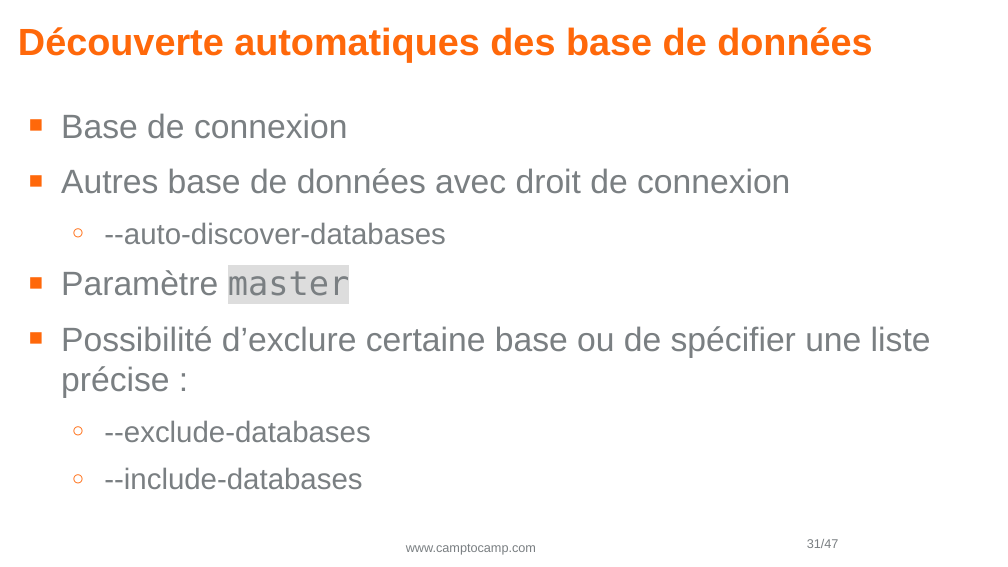
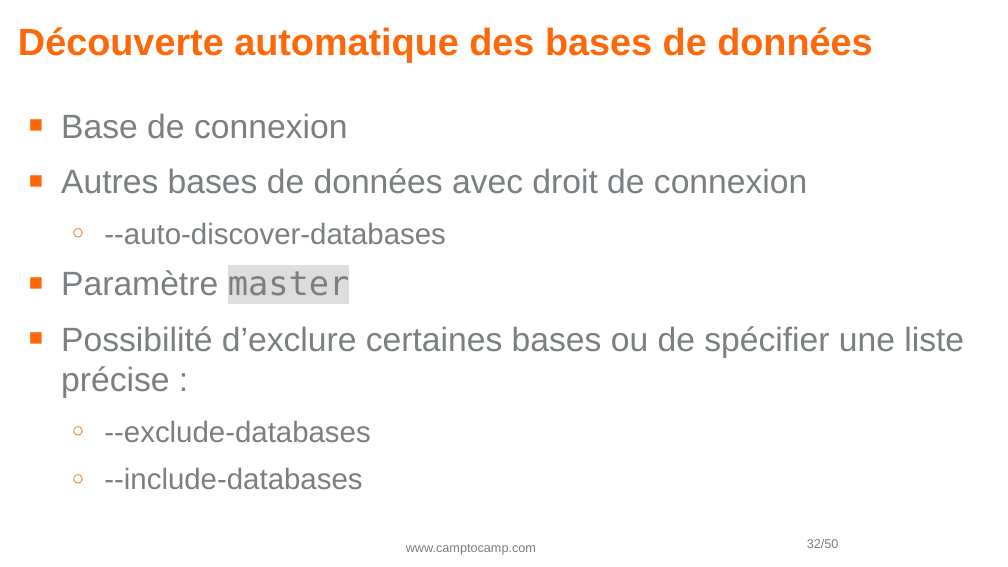
Before and after one commit to Vampouille/demo-prometheus-postgres, a slide deck: slide 32 of pgday2.odp (slide 31 before the commit). Drawn at 1008x567 pixels with LibreOffice and Linux fonts; fonts in the diff are those of the drawing; background and template pictures are left out. Boxes give left, top, right and bottom in pixels: in the first picture for what was removed or moved away, otherwise in the second. Text is boxed around its words. In the diff, an @@ line names an element or a change of style, - is before the commit and + after.

```diff
--- a/pgday2.odp
+++ b/pgday2.odp
@@ title at box(18, 27, 872, 63): text changed @@
-Découverte automatiques des base de données
+Découverte automatique des bases de données
@@ text at box(61, 168, 807, 194): text changed @@
-■ Autres base de données avec droit de connexion
+■ Autres bases de données avec droit de connexion
@@ text at box(61, 326, 964, 398): text changed @@
-■ Possibilité d’exclure certaine base ou de spécifier une liste précise :
+■ Possibilité d’exclure certaines bases ou de spécifier une liste précise :
@@ page number at box(807, 539, 839, 548): text changed @@
-31/47
+32/50
```
Also in this commit, not shown: 16 other slides changed, 5 slides added, 2 slides removed, 3 other files.
